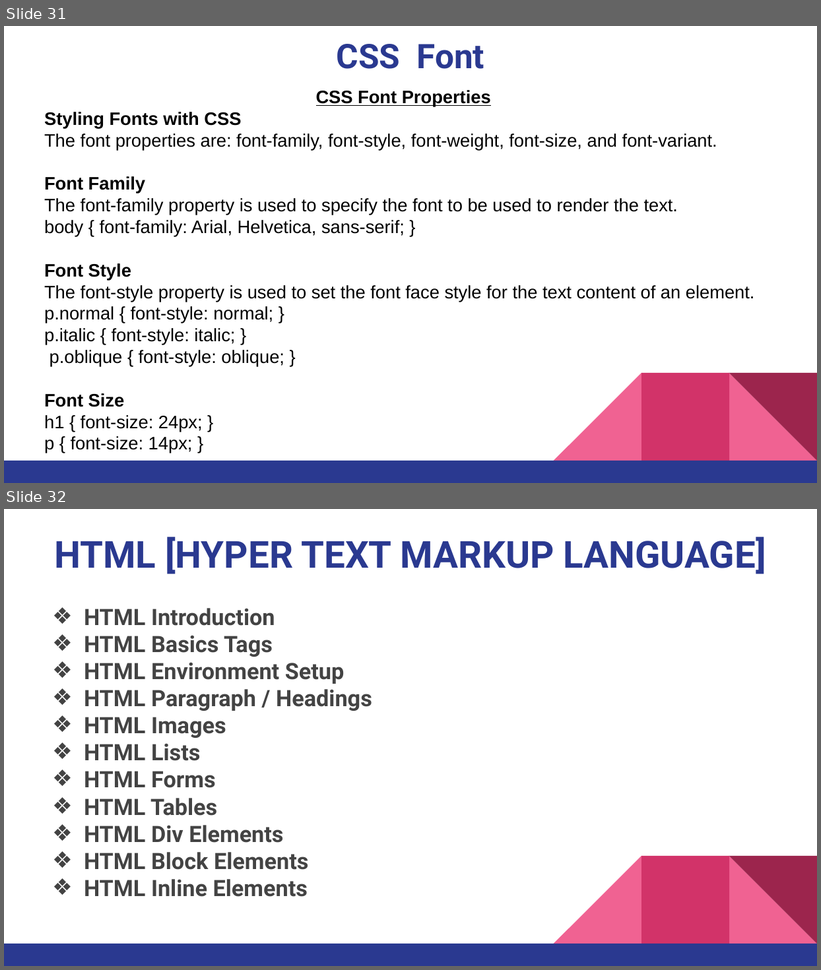
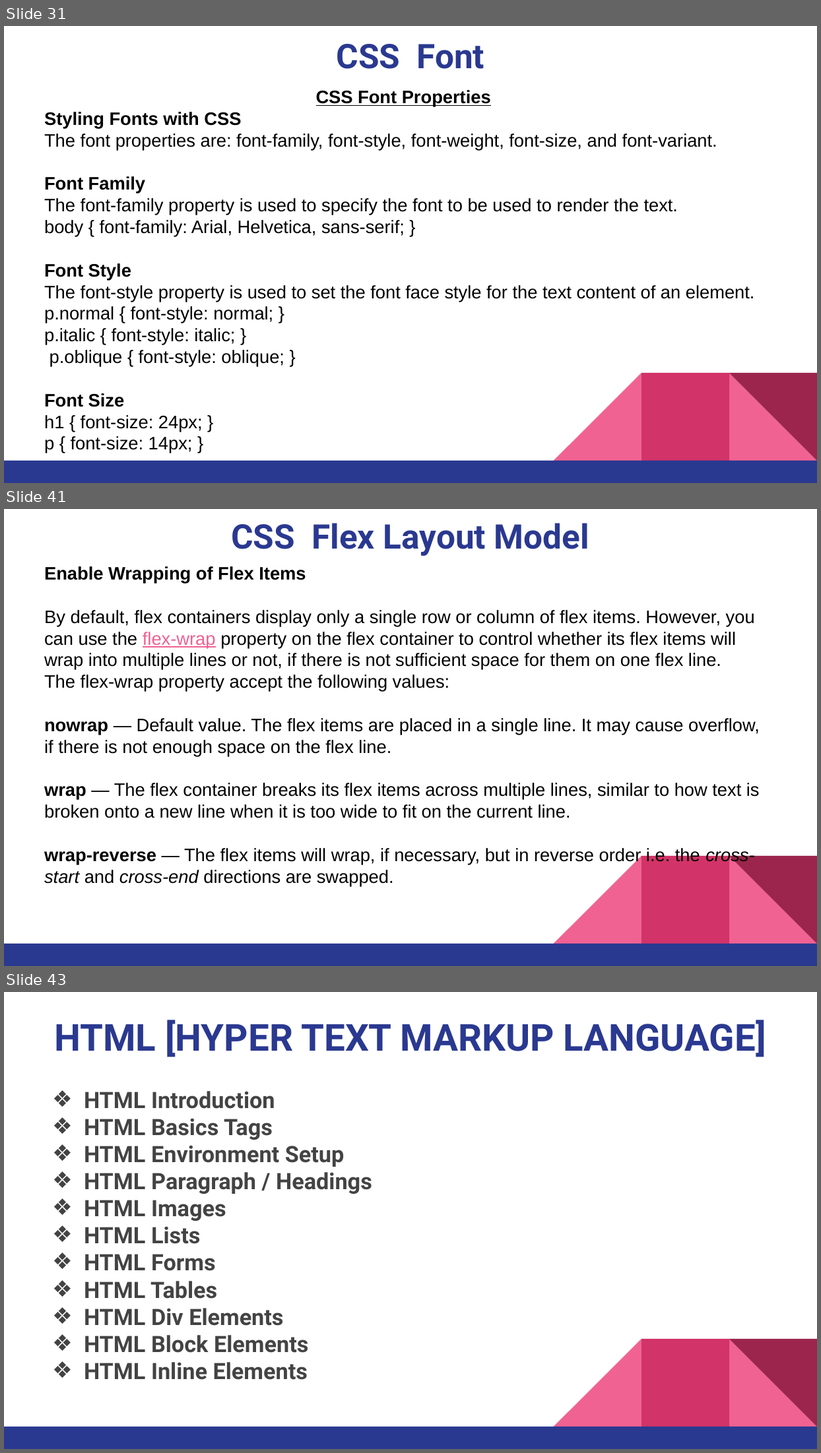
Before and after one commit to pnytrainingrepo/Webdevelopment, a slide deck: CSS Course.pptx. Shown one above the other, each under a label of ours: slides 31 and 32 before the commit, slides 31, 41 and 43 after it; the slides between them are not shown. The pictures are 821x970 and 821x1453 pixels, drawn with LibreOffice and Linux fonts; fonts in the diff are those of the drawing. Boxes give left, top, right and bottom in pixels: in the first picture for what was removed or moved away, otherwise in the second. Text is boxed around its words. In the diff, an @@ line names an element or a change of style, - is before the commit and + after.

```diff
--- a/CSS Course.pptx
+++ b/CSS Course.pptx
@@ slide 41 added at <box>4,509,817,966</box>, background #FFFFFF; not listed: 5 template elements that a slide beside it also shows @@
@@ title added at <box>231,523,589,556</box>, 30 pt, text #2A3990, bold @@
+CSS Flex Layout Model
@@ text added at <box>44,566,760,887</box>, 16 pt, text #000000 @@
+Enable Wrapping of Flex Items
+By default, flex containers display only a single row or column of flex items. However, you can use the flex-wrap property on the flex container to control whether its flex items will wrap into multiple lines or not, if there is not sufficient space for them on one flex line.
+The flex-wrap property accept the following values:
+nowrap — Default value. The flex items are placed in a single line. It may cause overflow, if there is not enough space on the flex line.
+wrap — The flex container breaks its flex items across multiple lines, similar to how text is broken onto a new line when it is too wide to fit on the current line.
+wrap-reverse — The flex items will wrap, if necessary, but in reverse order i.e. the cross-start and cross-end directions are swapped.
@@ what was slide 32 is now slide 43 @@
```
Also in this commit, not shown: 10 other slides added, 35 other files.
